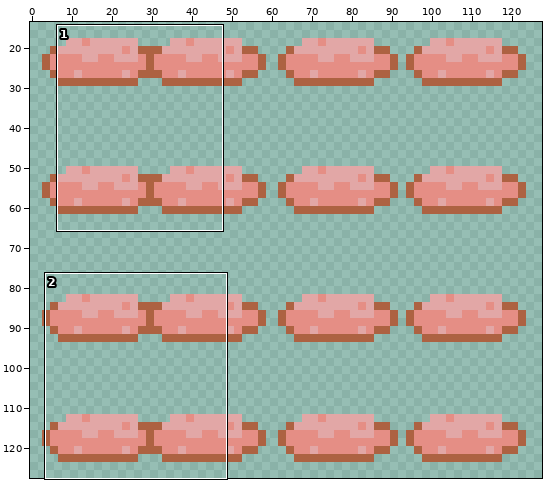
File history of a sprite sheet, sprites/ham.png. Above, an overview of the earlier version with the close-up marked.
Close-up. Before the commit:
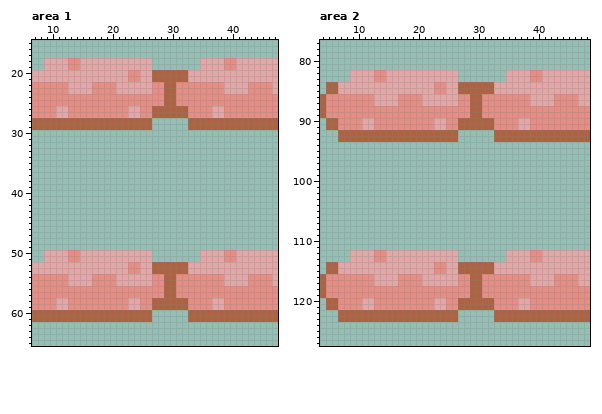
The file is 128x128 pixels. Pixels under 10% opacity are left out. Shown: area 1: x 7..47, y 15..65; area 2: x 4..48, y 77..127. The old version is drawn lined up with the new one. The wide view leaves out empty margins. The commit also changed other parts of the picture, which this record leaves out.
After the commit:
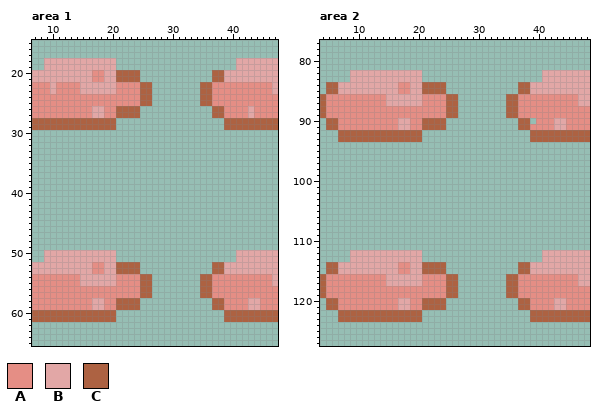
Palette (. is transparent): A #e58e85  B #e2a7a6  C #ad6242
The edit:
drawings rearranged on the sheet (the old picture shows each at its new place)
Changed rows in their new state; - is an unchanged pixel.
Area 1:
first column x 10:
18 ---BB------......--------......---
19 ---BB------......--------......---
20 -------AA--CCCC............CC-----
21 -------AA--CCCC............CC-----
22 B--AA--BBBBAAAACC........CC--AAAA-
23 B--AA--BBBBAAAACC........CC--AAAA-
24 ---------------CC........CC-------
25 ---------------CC........CC-------
26 -AA----BB--CCCC............CC----B
27 -AA----BB--CCCC............CC----B
28 -----------......------......-----
29 -----------......------......-----
first column x 11:
50 --BB------......--------......----
51 --BB------......--------......----
52 ------AA--CCCC............CC------
53 ------AA--CCCC............CC------
54 --AA--BBBBAAAACC........CC--AAAA--
55 --AA--BBBBAAAACC........CC--AAAA--
56 --------------CC........CC--------
57 --------------CC........CC--------
58 AA----BB--CCCC............CC----BB
59 AA----BB--CCCC............CC----BB
60 ----------......------......------
61 ----------......------......------
Area 2:
first column x 11:
 82 --BB------......--------......----
 83 --BB------......--------......----
 84 ------AA--CCCC............CC------
 85 ------AA--CCCC............CC------
 86 --AA--BBBBAAAACC........CC--AAAA--
 87 --AA--BBBBAAAACC........CC--AAAA--
 88 --------------CC........CC--------
 89 --------------CC........CC--------
 90 AA----BB--CCCC............CC.---BB
 91 AA----BB--CCCC............CC----BB
 92 ----------......------......------
 93 ----------......------......------
first column x 11:
112 --BB------......--------......----
113 --BB------......--------......----
114 ------AA--CCCC............CC------
115 ------AA--CCCC............CC------
116 --AA--BBBBAAAACC........CC--AAAA--
117 --AA--BBBBAAAACC........CC--AAAA--
118 --------------CC........CC--------
119 --------------CC........CC--------
120 AA----BB--CCCC............CC----BB
121 AA----BB--CCCC............CC----BB
122 ----------......------......------
123 ----------......------......------
Where, in picture pixels (left, top, right, bottom), the same in both close-ups:
changed: (50, 58, 254, 130)
changed: (56, 250, 260, 322)
changed: (362, 70, 566, 142)
changed: (362, 250, 566, 322)
